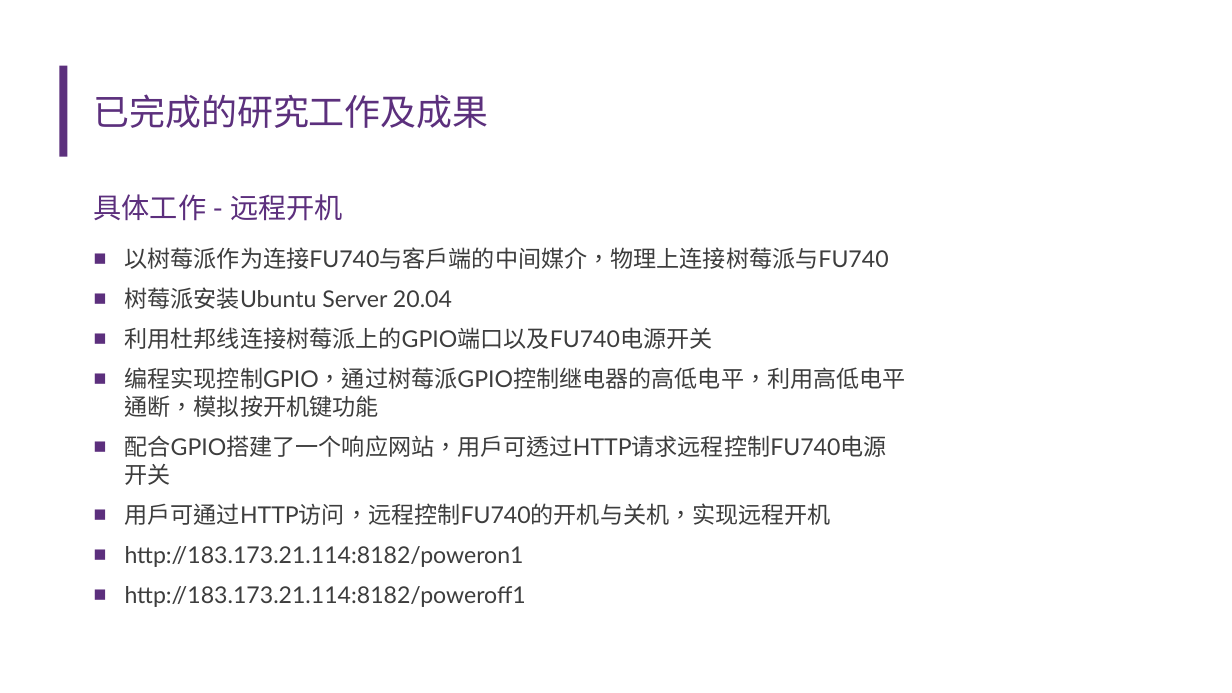
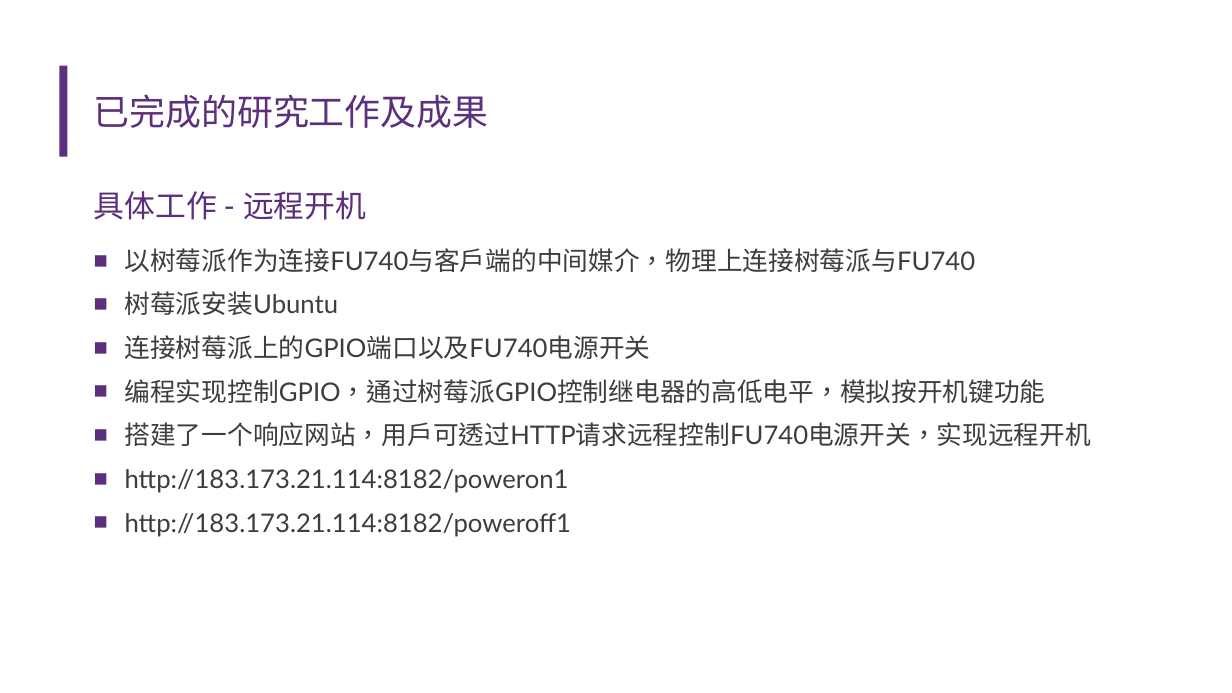
Before and after one commit to nubbi3/graduation-projects, a slide deck: slide 8 of PPT/6號中期答辯(更新版).pptx (slide 5 before the commit). Drawn at 1232x693 pixels with LibreOffice and Linux fonts; fonts in the diff are those of the drawing. Boxes give left, top, right and bottom in pixels: in the first picture for what was removed or moved away, otherwise in the second. Text is boxed around its words. In the diff, an @@ line names an element or a change of style, - is before the commit and + after.

```diff
--- a/PPT/6號中期答辯(更新版).pptx
+++ b/PPT/6號中期答辯(更新版).pptx
@@ text "具体工作 - 远程开机" at (94, 191, 366, 220): size 22 to 24 pt @@
@@ text at (125, 248, 976, 537): size 18 to 20 pt in "以树莓派作为连接FU740与客户端的中间媒介，物理上连接树莓派与FU740", "http://183.173.21.114:8182/poweron1", "http://183.173.21.114:8182/poweroff1" @@
@@ text at (125, 291, 1091, 446): text changed; size 18 to 20 pt @@
-■ 树莓派安装Ubuntu Server 20.04
-■ 利用杜邦线连接树莓派上的GPIO端口以及FU740电源开关
-■ 编程实现控制GPIO，通过树莓派GPIO控制继电器的高低电平，利用高低电平通断，模拟按开机键功能
-■ 配合GPIO搭建了一个响应网站，用户可透过HTTP请求远程控制FU740电源开关
-■ 用户可通过HTTP访问，远程控制FU740的开机与关机，实现远程开机
+■ 树莓派安装Ubuntu
+■ 连接树莓派上的GPIO端口以及FU740电源开关
+■ 编程实现控制GPIO，通过树莓派GPIO控制继电器的高低电平，模拟按开机键功能
+■ 搭建了一个响应网站，用户可透过HTTP请求远程控制FU740电源开关，实现远程开机
```
Also in this commit, not shown: 9 other slides changed, 2 slides added, 10 other files.
